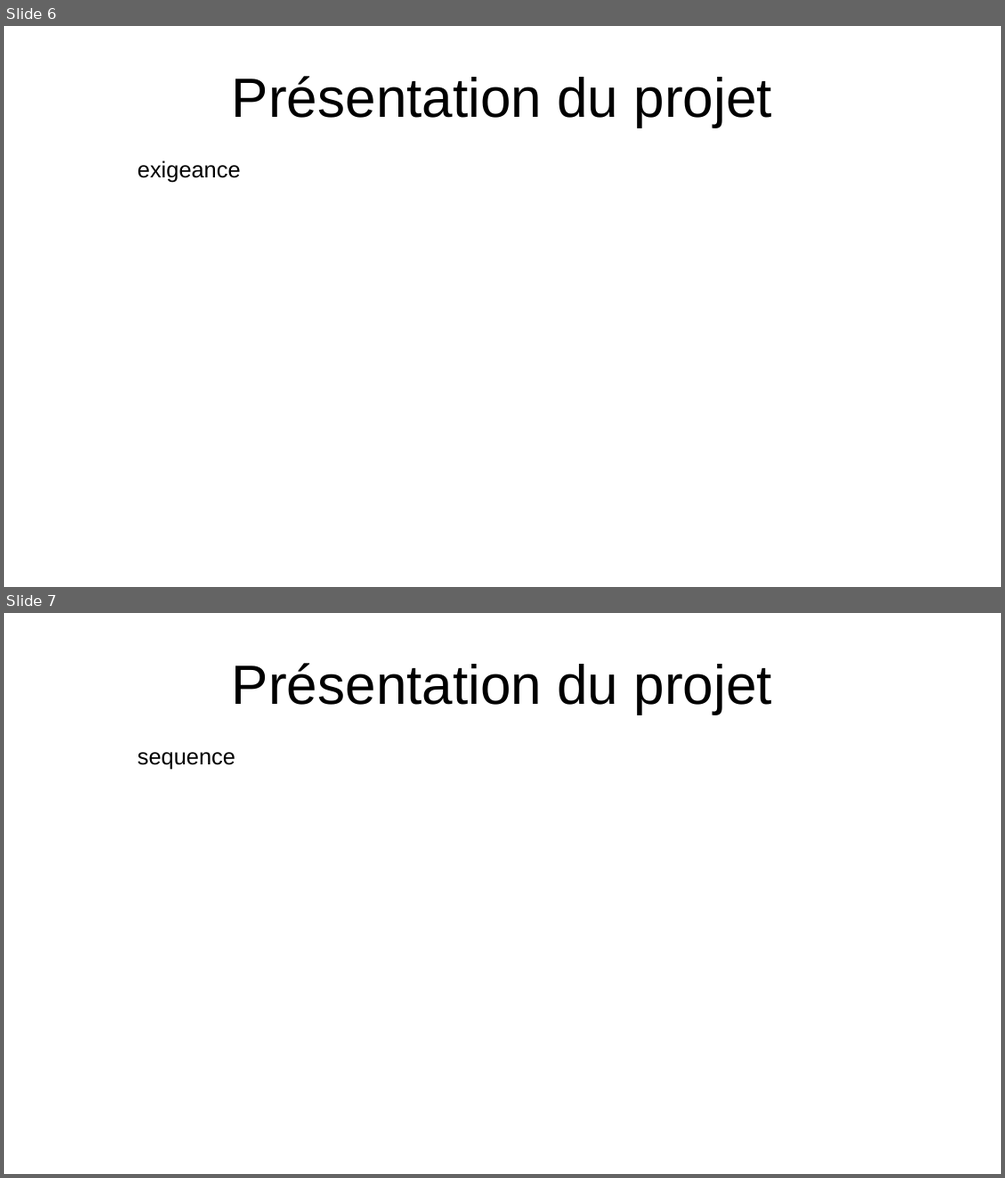
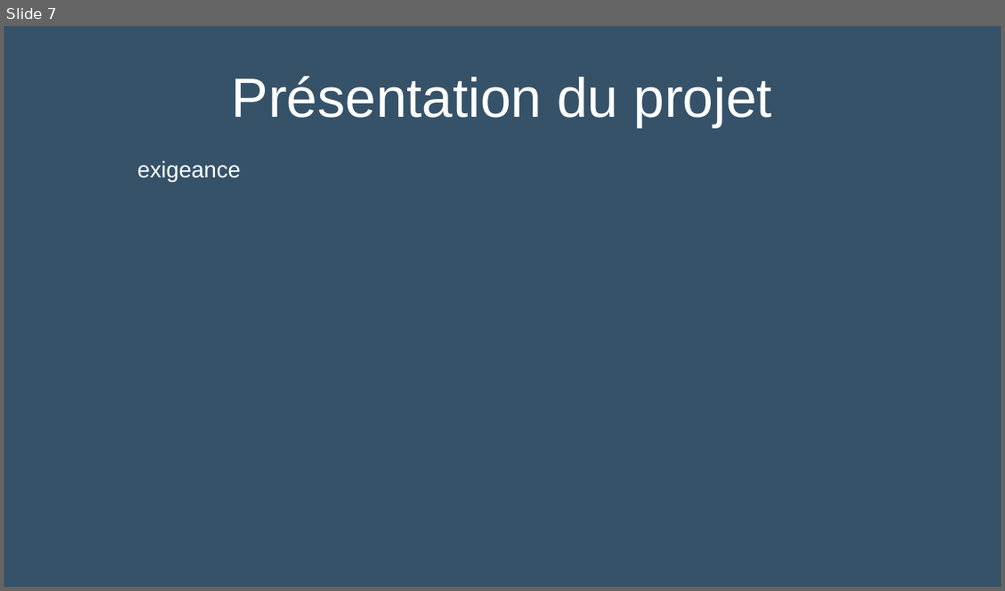
Before and after one commit to Sauvage89/sechoir-houblon, a slide deck: doc/diaporama/revue1.odp. Shown one above the other, each under a label of ours: slides 6 and 7 before the commit, slide 7 after it. The pictures are 1005x1178 and 1005x591 pixels, drawn with LibreOffice and Linux fonts; fonts in the diff are those of the drawing. Boxes give left, top, right and bottom in pixels: in the first picture for what was removed or moved away, otherwise in the second. Text is boxed around its words. In the diff, an @@ line names an element or a change of style, - is before the commit and + after.

```diff
--- a/doc/diaporama/revue1.odp
+++ b/doc/diaporama/revue1.odp
@@ slide 7 removed at [4, 613, 1001, 1174], background #FFFFFF @@
@@ title removed at [232, 663, 772, 714] @@
-Présentation du projet
@@ text removed at [138, 752, 235, 769] @@
-sequence
@@ what was slide 6 is now slide 7 @@
@@ slide 7 changed as well @@
@@ background #FFFFFF to #355269 @@
@@ title "Présentation du projet" at [232, 76, 772, 127]: text colour #000000 to #FFFFFF @@
@@ text "exigeance" at [138, 160, 241, 182]: text colour #000000 to #FFFFFF @@
```
Also in this commit, not shown: 13 other slides changed, 2 slides added, 1 other slide removed, 1 other file.
